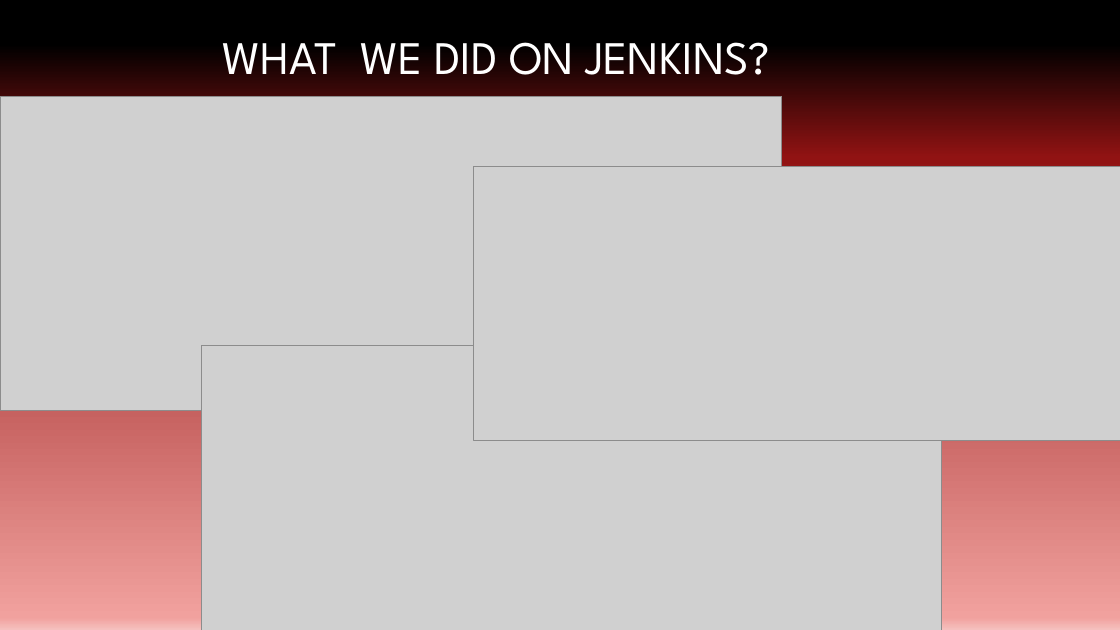
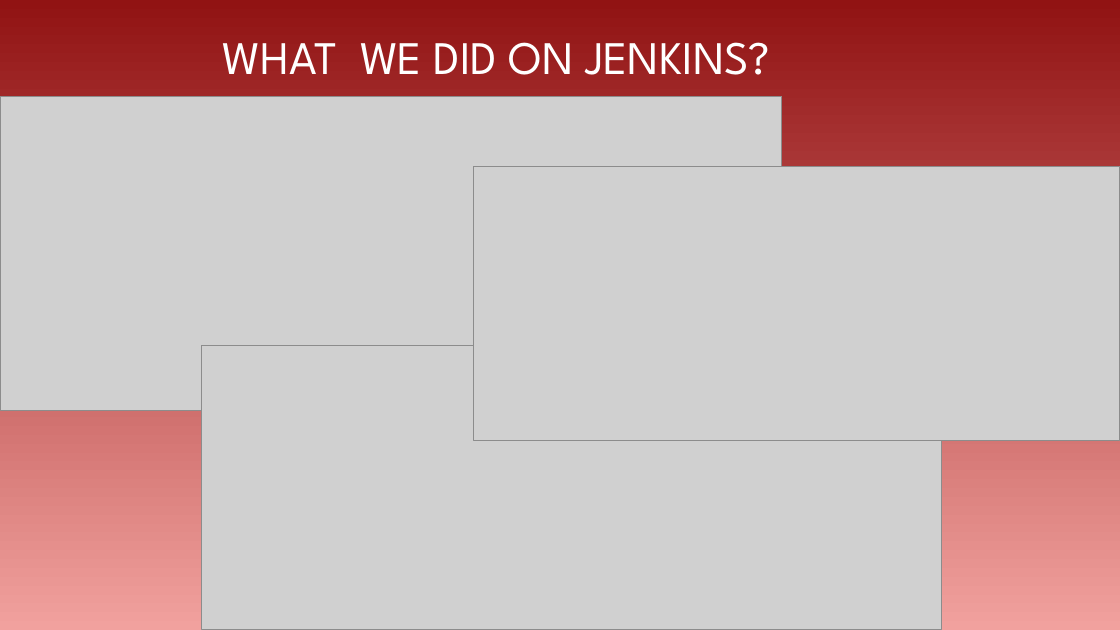
Before and after one commit to Tetiana19/final-project, a slide deck: slide 6 of Dinkievych Tetiana.pptx. Drawn at 1120x630 pixels with LibreOffice and Linux fonts; fonts in the diff are those of the drawing; grey boxes stand for pictures; background and template pictures are left out. Boxes give left, top, right and bottom in pixels: in the first picture for what was removed or moved away, otherwise in the second. Text is boxed around its words. In the diff, an @@ line names an element or a change of style, - is before the commit and + after.

```diff
--- a/Dinkievych Tetiana.pptx
+++ b/Dinkievych Tetiana.pptx
@@ background gradient #000000 to #911313 to #F1A19E to #F5C0BE to gradient #911313 to #F1A19E @@
```
Also in this commit, not shown: 9 other slides changed, 1 other file.
